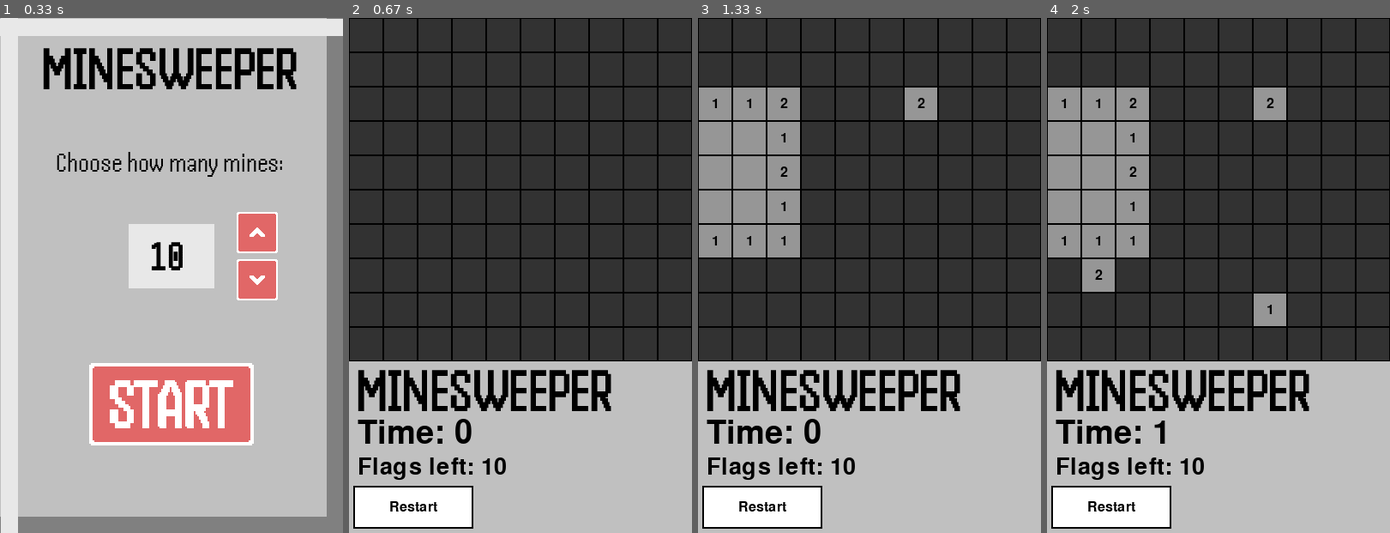
Above: before the commit, frames 1-4 (left to right).
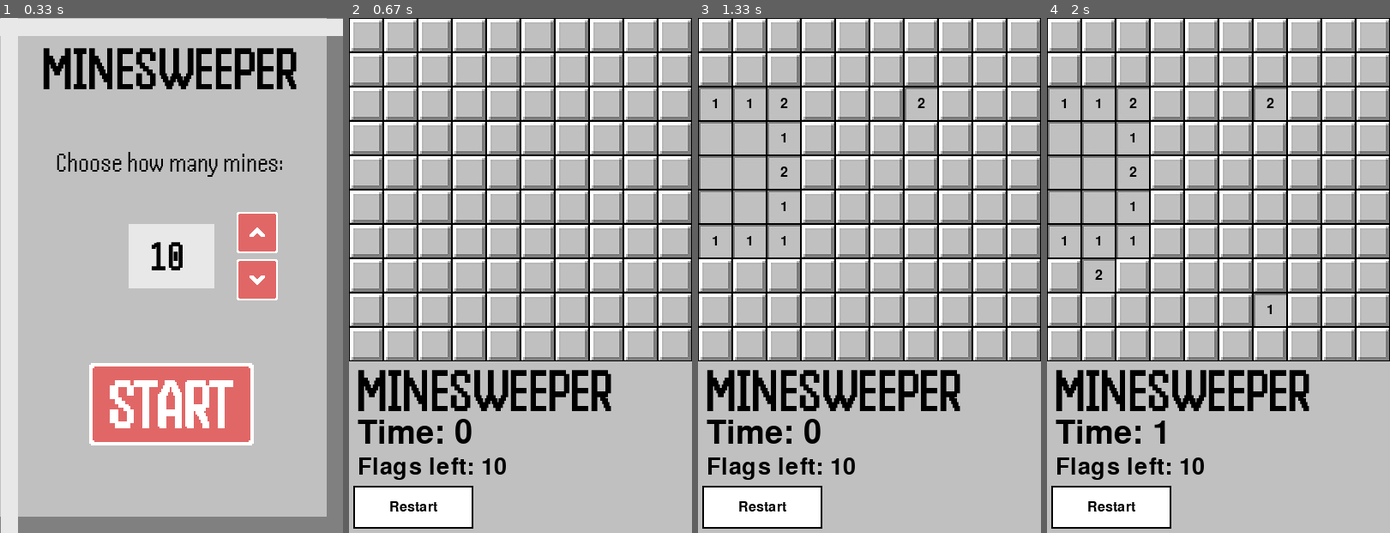
Above: after the commit, the same moments.

Repository: ColinTreanor/581Minesweeper2025
Game: pygame game, started from pygame_main.py
Same seed, same stepped clock (60 frames per second), same inputs: the game is played once before the commit and once after it.
Inputs (mouse positions are in pixels of both pictures, inside the frame that each line leads up to):
- Up to frame 1 (0.33 s): no input
- Up to frame 2 (0.67 s): click (520, 404) at 0.38 s
- Up to frame 3 (1.33 s): click (763, 198) at 0.72 s; click (917, 95) at 1.05 s
- Up to frame 4 (2 s): click (1259, 321) at 1.38 s; click (1095, 260) at 1.72 s

Frame 1 is identical in both runs. In frame 2, 60% of the frame differs, in the area x 0-100%, y 0-67%; in frame 3, 60%; in frame 4, 60%.

Commit message:
sprites now working

Diff:
--- a/UI_engine.py
+++ b/UI_engine.py
@@ -2,7 +2,7 @@
 import pygame
 import button as ButtonClass
 from constants import *
-from constants import emoji_play, emoji_lose
+
 
 class Particle:
     def __init__(self, x, y):
@@ -26,6 +26,7 @@
     def draw(self, screen):
         if self.life > 0:
             pygame.draw.circle(screen, self.color, (int(self.x), int(self.y)), self.radius)
+
 
 def explosion_animation(screen, x, y):
     particles = [Particle(x, y) for _ in range(50)]
@@ -50,27 +51,27 @@
     explosion_played = False
 
     def InitializeButtonList():
-        #up arrow
+        # up arrow
         ButtonClass.ButtonList.append(ButtonClass.ButtonInfo(
             ButtonClass.ButtonTypes.MINE_SELECT_UP_ARROW,
             pygame.image.load("./sprites/start_screen/up_arrow.png").convert_alpha(),
-            (3/4 * SCREEN_WIDTH, 5/12 * SCREEN_HEIGHT), GameState.START_SCREEN
-        ))
-        #down arrow
+            (3 / 4 * SCREEN_WIDTH, 5 / 12 * SCREEN_HEIGHT), GameState.START_SCREEN
+        ))
+        # down arrow
         ButtonClass.ButtonList.append(ButtonClass.ButtonInfo(
             ButtonClass.ButtonTypes.MINE_SELECT_DOWN_ARROW,
             pygame.image.load("./sprites/start_screen/down_arrow.png").convert_alpha(),
-            (3/4 * SCREEN_WIDTH, SCREEN_HEIGHT / 2 + 5), GameState.START_SCREEN
-        ))
-        #start button
+            (3 / 4 * SCREEN_WIDTH, SCREEN_HEIGHT / 2 + 5), GameState.START_SCREEN
+        ))
+        # start button
         start_img = pygame.image.load("./sprites/start_screen/start_button.png").convert_alpha()
         start_img = pygame.transform.scale_by(start_img, 2)
         ButtonClass.ButtonList.append(ButtonClass.ButtonInfo(
             ButtonClass.ButtonTypes.MINE_SELECT_START, start_img,
-            (1/2 * SCREEN_WIDTH, 3/4 * SCREEN_HEIGHT), GameState.START_SCREEN
-        ))
-
-        #lose screen restart
+            (1 / 2 * SCREEN_WIDTH, 3 / 4 * SCREEN_HEIGHT), GameState.START_SCREEN
+        ))
+
+        # lose screen restart
         restart_img = pygame.Surface((200, 60))
         restart_img.fill((200, 0, 0))
         small_font = pygame.font.Font(None, 36)
@@ -78,10 +79,10 @@
         restart_img.blit(label, (40, 15))
         ButtonClass.ButtonList.append(ButtonClass.ButtonInfo(
             ButtonClass.ButtonTypes.LOSE_RESTART_GAME,
-            restart_img, (SCREEN_WIDTH//2, SCREEN_HEIGHT//2 + 270), GameState.LOSE_SCREEN
-        ))
-
-        #win screen restart
+            restart_img, (SCREEN_WIDTH // 2, SCREEN_HEIGHT // 2 + 270), GameState.LOSE_SCREEN
+        ))
+
+        # win screen restart
         win_restart_img = pygame.Surface((200, 60))
         win_restart_img.fill((0, 200, 0))
         small_font = pygame.font.Font(None, 36)
@@ -89,10 +90,10 @@
         win_restart_img.blit(win_label, (40, 15))
         ButtonClass.ButtonList.append(ButtonClass.ButtonInfo(
             ButtonClass.ButtonTypes.WIN_RESTART_GAME,
-            win_restart_img, (SCREEN_WIDTH//2, SCREEN_HEIGHT//2 + 270), GameState.WIN_SCREEN
-        ))
-
-        #playing screen restart
+            win_restart_img, (SCREEN_WIDTH // 2, SCREEN_HEIGHT // 2 + 270), GameState.WIN_SCREEN
+        ))
+
+        # playing screen restart
         playing_restart_img = pygame.Surface((140, 50))
         playing_restart_img.fill((255, 255, 255))
         pygame.draw.rect(playing_restart_img, (0, 0, 0), playing_restart_img.get_rect(), 2)
@@ -107,27 +108,32 @@
         ))
         return
 
-    def DisplayEndGameBoard(surface : pygame.display, board : Board):
-        cell_size = 40
+    def DisplayEndGameBoard(surface: pygame.display, board: Board):
+        cell_size = CELL_SIZE
         font = pygame.font.SysFont(None, 24)
+
         for r in range(board.board_size):
             for c in range(board.board_size):
-                actual_piece = board.actual_board[r][c]
+                actual = board.actual_board[r][c]
+                visible = board.visible_board[r][c]
                 rect = pygame.Rect(c * cell_size, r * cell_size, cell_size, cell_size)
-                pygame.draw.rect(surface, GRAY, rect)
-                if actual_piece == BoardPiece.MINE:
-                        pygame.draw.rect(surface, RED, rect)
-                        #minesprite blit add mayhaps
+                if actual == BoardPiece.MINE:
+                    if visible == BoardPiece.MINE:
+                        surface.blit(mine_clicked_img, rect)
+                    else:
+                        surface.blit(mine_img, rect)
                 else:
-                    if actual_piece.value > 0:
-                        text = font.render(str(actual_piece.value), True, BLACK)
-                        text_rect = text.get_rect(center=rect.center)
-                        surface.blit(text, text_rect)
-                        #if it has at least one mine it renders the string into text and then you can get rect to center the
-                        #text in the cell box and then blit it to display
+                    if visible == BoardPiece.FLAG:
+                        surface.blit(mine_false_img, rect)
+                    else:
+                        surface.blit(empty_square, rect)
+                        if actual.value > 0:
+                            text = font.render(str(actual.value), True, BLACK)
+                            text_rect = text.get_rect(center=rect.center)
+                            surface.blit(text, text_rect)
                 pygame.draw.rect(surface, BLACK, rect, 1)
 
-    def UpdateDisplay(surface : pygame.display, board : Board, time):
+    def UpdateDisplay(surface: pygame.display, board: Board, time):
         '''
         will do one of the following:
             - display start screen
@@ -149,17 +155,21 @@
         UIEngine.DisplayButtons(surface, board.state)
         return
 
-    def DisplayStartScreen(surface : pygame.display, board : Board, time):
+    def DisplayStartScreen(surface: pygame.display, board: Board, time):
         # fill with background color
         surface.fill(START_BG_COLOR)
 
         # draw border lines to make background look nicer
         line_width = 20
         # weird math with coordinates, i think lines are drawn with x being the pos of the left edge and y being the pos of the middle of the edge ???
-        pygame.draw.line(surface, START_DARK_LINE_COLOR, (SCREEN_WIDTH-line_width//2,0), (SCREEN_WIDTH-line_width//2,SCREEN_HEIGHT), line_width)
-        pygame.draw.line(surface, START_DARK_LINE_COLOR, (0, SCREEN_HEIGHT-line_width//2), (SCREEN_WIDTH,SCREEN_HEIGHT-line_width//2), line_width)
-        pygame.draw.line(surface, START_LIGHT_LINE_COLOR, (0,0+line_width//2), (SCREEN_WIDTH+line_width,0+line_width//2), line_width)
-        pygame.draw.line(surface, START_LIGHT_LINE_COLOR, (0+line_width//2,0), (0+line_width//2,SCREEN_HEIGHT+line_width), line_width)
+        pygame.draw.line(surface, START_DARK_LINE_COLOR, (SCREEN_WIDTH - line_width // 2, 0),
+                         (SCREEN_WIDTH - line_width // 2, SCREEN_HEIGHT), line_width)
+        pygame.draw.line(surface, START_DARK_LINE_COLOR, (0, SCREEN_HEIGHT - line_width // 2),
+                         (SCREEN_WIDTH, SCREEN_HEIGHT - line_width // 2), line_width)
+        pygame.draw.line(surface, START_LIGHT_LINE_COLOR, (0, 0 + line_width // 2),
+                         (SCREEN_WIDTH + line_width, 0 + line_width // 2), line_width)
+        pygame.draw.line(surface, START_LIGHT_LINE_COLOR, (0 + line_width // 2, 0),
+                         (0 + line_width // 2, SCREEN_HEIGHT + line_width), line_width)
         # # get bolded font
         header_font_path = "fonts/Handjet-Bold.ttf"
         header_size = 48
@@ -173,7 +183,7 @@
         # draw minesweeper title on screen
         minesweeper_title = pygame.image.load("./sprites/start_screen/minesweeper_title.png").convert_alpha()
         minesweeper_title = pygame.transform.scale_by(minesweeper_title, .75)
-        surface.blit(minesweeper_title, (50,35))
+        surface.blit(minesweeper_title, (50, 35))
 
         pygame.draw.rect(surface, START_LIGHT_LINE_COLOR, pygame.Rect(150, 240, 100, 75))
 
@@ -182,17 +192,13 @@
         UIEngine._DrawText(surface, str(num_of_mines), header_font, BLACK, 175, 250)
         return
 
-    def DisplayPlayingScreen(surface : pygame.display, board : Board, time): #have to update all things calling this to include time as a param
+    def DisplayPlayingScreen(surface: pygame.display, board: Board,
+                             time):  # have to update all things calling this to include time as a param
         UIEngine.explosion_played = False
         surface.fill(START_BG_COLOR)
 
-        GRAY = (150, 150, 150) #we can probably make these global vars for the rest of the screens
-        RED   = (255, 0, 0)
-        BLACK = (0, 0, 0)
-        DARK_GRAY = (50, 50, 50)
-        WHITE = (255, 255, 255)
-
-        #creating the coords is a little bit of a mess sorry, when you blit its basically surface.blit(x value, y value)
+        cell_size = CELL_SIZE
+        # creating the coords is a little bit of a mess sorry, when you blit its basically surface.blit(x value, y value)
         cell_size = 40
         font = pygame.font.SysFont("fonts/Handjet-Regular.ttf", 24)
         big_font = pygame.font.SysFont("fonts/Handjet-Regular.ttf", 56)
@@ -200,8 +206,8 @@
         minesweeper_title = pygame.image.load("./sprites/start_screen/minesweeper_title.png").convert_alpha()
         minesweeper_title = pygame.transform.scale_by(minesweeper_title, .75)
         surface.blit(minesweeper_title, (10, (board.board_size * cell_size + 10)))
-        #title = big_font.render("Minesweeper", True, BLACK)
-        #surface.blit(title, (10, board.board_size * cell_size + 10))
+        # title = big_font.render("Minesweeper", True, BLACK)
+        # surface.blit(title, (10, board.board_size * cell_size + 10))
         time_display = big_font.render(f"Time: {time}", True, BLACK)
         mine_display = mid_font.render(f"Flags left: {board.flags}", True, BLACK)
         surface.blit(time_display, (10, board.board_size * cell_size + 65))
@@ -212,32 +218,22 @@
                 visible_piece = board.visible_board[r][c]
                 actual_piece = board.actual_board[r][c]
                 rect = pygame.Rect(c * cell_size, r * cell_size, cell_size, cell_size)
-
                 if visible_piece == BoardPiece.FLAG:
-                    # Draw the unrevealed square (dark gray)
-                    pygame.draw.rect(surface, DARK_GRAY, rect)
-                    # Draw red dot for flag
-                    flag_center = (rect.centerx, rect.centery)
-                    pygame.draw.circle(surface, RED, flag_center, 8)
+                    surface.blit(filled_square, rect)
+                    surface.blit(flag_img, rect)
                 elif visible_piece != BoardPiece.UNKNOWN:
-                    pygame.draw.rect(surface, GRAY, rect)
-
-                    if actual_piece == BoardPiece.MINE:
-                        pygame.draw.rect(surface, RED, rect)
-                        #minesprite blit add mayhaps
-                    else:
-                        if actual_piece.value > 0:
-                            text = font.render(str(actual_piece.value), True, BLACK)
-                            text_rect = text.get_rect(center=rect.center)
-                            surface.blit(text, text_rect)
-                            #if it has at least one mine it renders the string into text and then you can get rect to center the
-                            #text in the cell box and then blit it to display
+                    surface.blit(empty_square, rect)
+                    if actual_piece != BoardPiece.MINE and isinstance(actual_piece.value,
+                                                                      int) and actual_piece.value > 0:
+                        text = font.render(str(actual_piece.value), True, BLACK)
+                        text_rect = text.get_rect(center=rect.center)
+                        surface.blit(text, text_rect)
                 else:
-                    pygame.draw.rect(surface, DARK_GRAY, rect)
+                    surface.blit(filled_square, rect)
                 pygame.draw.rect(surface, BLACK, rect, 1)
         return
 
-    def DisplayWinScreen(surface : pygame.display, board, time):
+    def DisplayWinScreen(surface: pygame.display, board, time):
         surface.fill(START_BG_COLOR)
         UIEngine.DisplayEndGameBoard(surface, board)
         WinFont = pygame.font.SysFont(None, 56)
@@ -248,20 +244,20 @@
                                       SCREEN_HEIGHT / 2 + 150))
         return
 
-    def DisplayLoseScreen(surface : pygame.display, board, time):
+    def DisplayLoseScreen(surface: pygame.display, board, time):
         if not UIEngine.explosion_played:
-            explosion_animation(surface, SCREEN_WIDTH//2, SCREEN_HEIGHT//2)
+            explosion_animation(surface, SCREEN_WIDTH // 2, SCREEN_HEIGHT // 2)
             UIEngine.explosion_played = True
 
         surface.fill(START_BG_COLOR)
         UIEngine.DisplayEndGameBoard(surface, board);
         font = pygame.font.Font(None, 56)
         text = font.render("You Lose!", True, RED)
-        text_rect = text.get_rect(center=(SCREEN_WIDTH/2, SCREEN_HEIGHT/2  + 150))
+        text_rect = text.get_rect(center=(SCREEN_WIDTH / 2, SCREEN_HEIGHT / 2 + 150))
         surface.blit(text, text_rect)
         return
 
-    def DisplayButtons(surface : pygame.display, gameState : GameState):
+    def DisplayButtons(surface: pygame.display, gameState: GameState):
         for button in ButtonClass.ButtonList:
             if (gameState == button.mOnState):
                 surface.blit(button.mImg, button.mRect)
@@ -279,4 +275,4 @@
             y: y coordinate of text
         """
         img = font.render(text, True, text_col)
-        surface.blit(img,(x,y))
+        surface.blit(img, (x, y))
--- a/board.py
+++ b/board.py
@@ -139,7 +139,7 @@
         match revealedSpace:
 
             case BoardPiece.MINE:
-                self.visible_board[spaceIdx[0]][spaceIdx[1]] == BoardPiece.MINE
+                self.visible_board[spaceIdx[0]][spaceIdx[1]] = BoardPiece.MINE
                 self.state = GameState.LOSE_SCREEN
                 return self.visible_board
             case BoardPiece.ZERO:
--- a/constants.py
+++ b/constants.py
@@ -19,8 +19,23 @@
 MAX_MINES = 20
 MIN_MINES = 10
 
+CELL_SIZE = 40
+
+empty_square = pygame.image.load('sprites/empty_square.png')
+filled_square = pygame.image.load('sprites/filled_square.png')
+flag_img = pygame.image.load('sprites/flag.png')
+mine_img = pygame.image.load('sprites/mine.png')
+mine_clicked_img = pygame.image.load('sprites/mineClicked.png')
+mine_false_img = pygame.image.load('sprites/mineFalse.png')
+
 emoji_play = pygame.image.load('sprites/playing.png')
 emoji_lose = pygame.image.load('sprites/lose.png')
 
 emoji_play = pygame.transform.scale(emoji_play, (60, 60))
 emoji_lose = pygame.transform.scale(emoji_lose, (60, 60))
+empty_square = pygame.transform.scale(empty_square, (CELL_SIZE, CELL_SIZE))
+filled_square = pygame.transform.scale(filled_square, (CELL_SIZE, CELL_SIZE))
+flag_img = pygame.transform.scale(flag_img, (CELL_SIZE, CELL_SIZE))
+mine_img = pygame.transform.scale(mine_img, (CELL_SIZE, CELL_SIZE))
+mine_clicked_img = pygame.transform.scale(mine_clicked_img, (CELL_SIZE, CELL_SIZE))
+mine_false_img = pygame.transform.scale(mine_false_img, (CELL_SIZE, CELL_SIZE))
